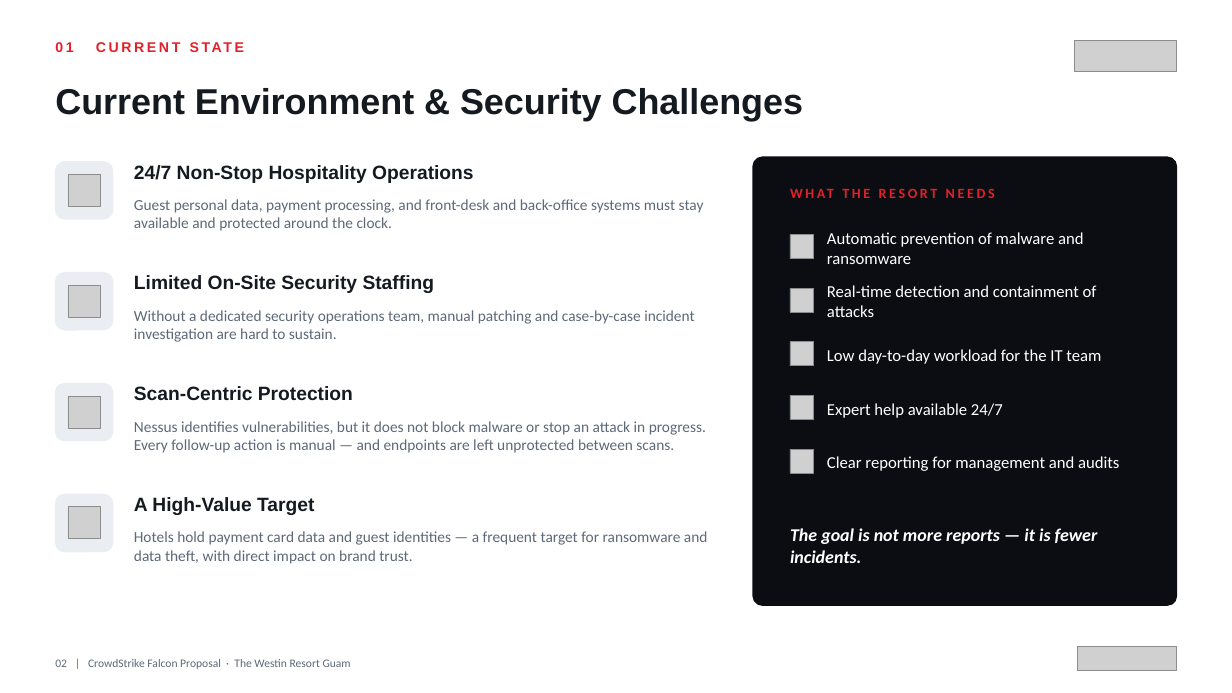
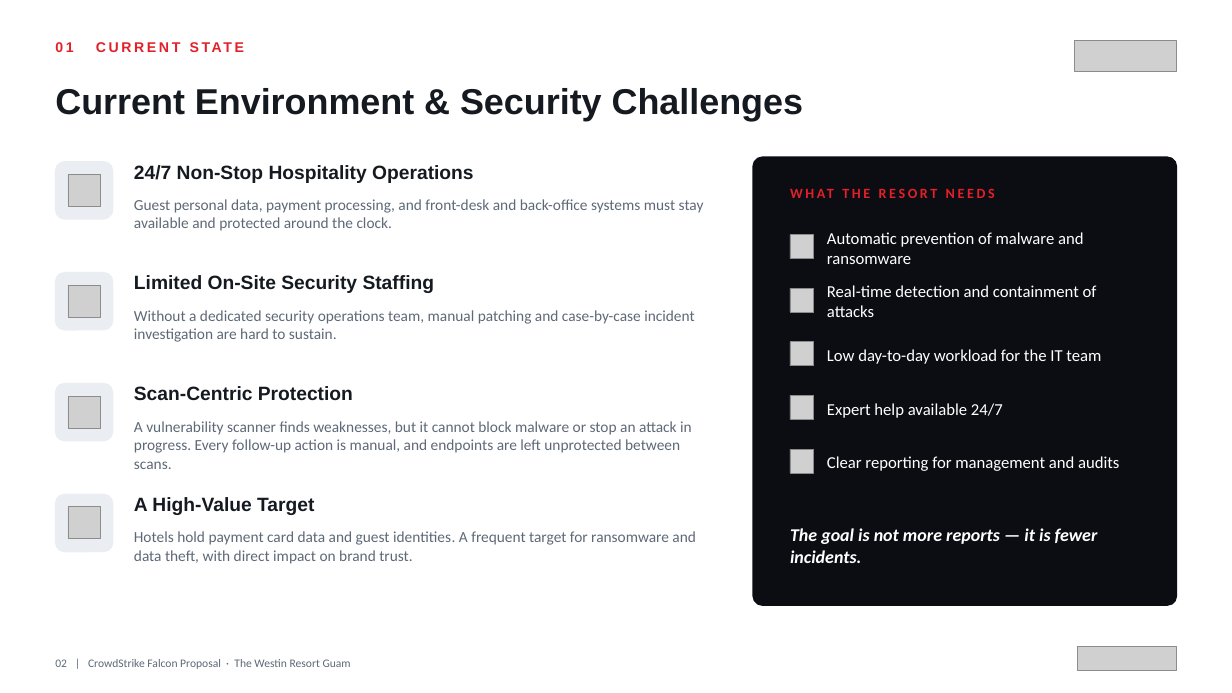
Before and after one commit to BigLee-Creator/Recommendations, a slide deck: slide 2 of ENG._CrowdStrike_Falcon_Proposal_for_Westin_Resort_Guam_SECUKOREA.pptx. Drawn at 1232x693 pixels with LibreOffice and Linux fonts; fonts in the diff are those of the drawing; grey boxes stand for pictures. Boxes give left, top, right and bottom in pixels: in the first picture for what was removed or moved away, otherwise in the second. Text is boxed around its words. In the diff, an @@ line names an element or a change of style, - is before the commit and + after.

```diff
--- a/ENG._CrowdStrike_Falcon_Proposal_for_Westin_Resort_Guam_SECUKOREA.pptx
+++ b/ENG._CrowdStrike_Falcon_Proposal_for_Westin_Resort_Guam_SECUKOREA.pptx
@@ text at bbox=[134, 421, 692, 469]: text changed @@
-Nessus identifies vulnerabilities, but it does not block malware or stop an attack in progress. Every follow-up action is manual — and endpoints are left unprotected between scans.
+A vulnerability scanner finds weaknesses, but it cannot block malware or stop an attack in progress. Every follow-up action is manual, and endpoints are left unprotected between scans.
@@ text at bbox=[134, 531, 696, 564]: text changed @@
-Hotels hold payment card data and guest identities — a frequent target for ransomware and data theft, with direct impact on brand trust.
+Hotels hold payment card data and guest identities. A frequent target for ransomware and data theft, with direct impact on brand trust.
```
Also in this commit, not shown: 1 other slide changed, 1 other file.
